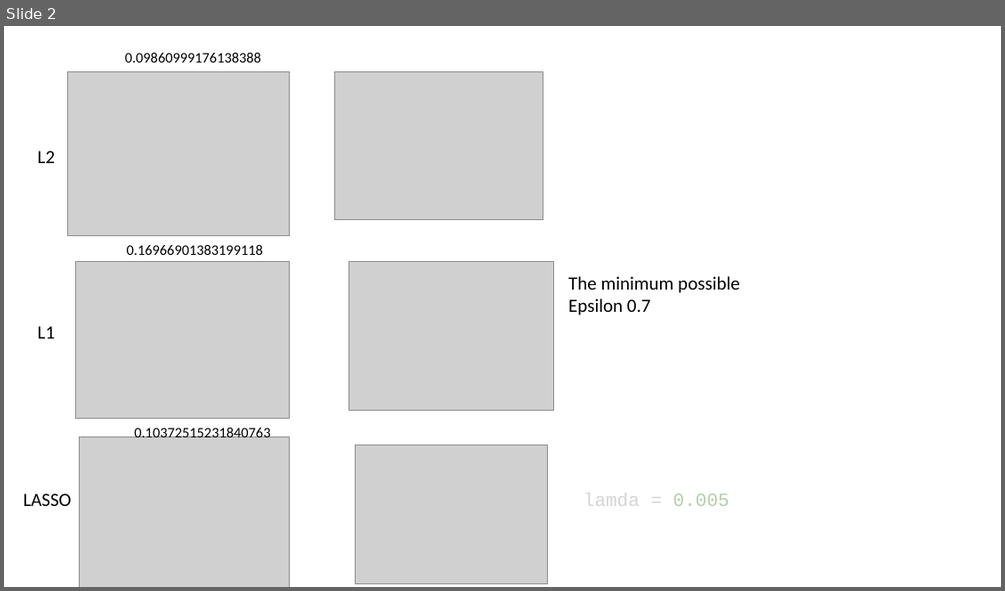
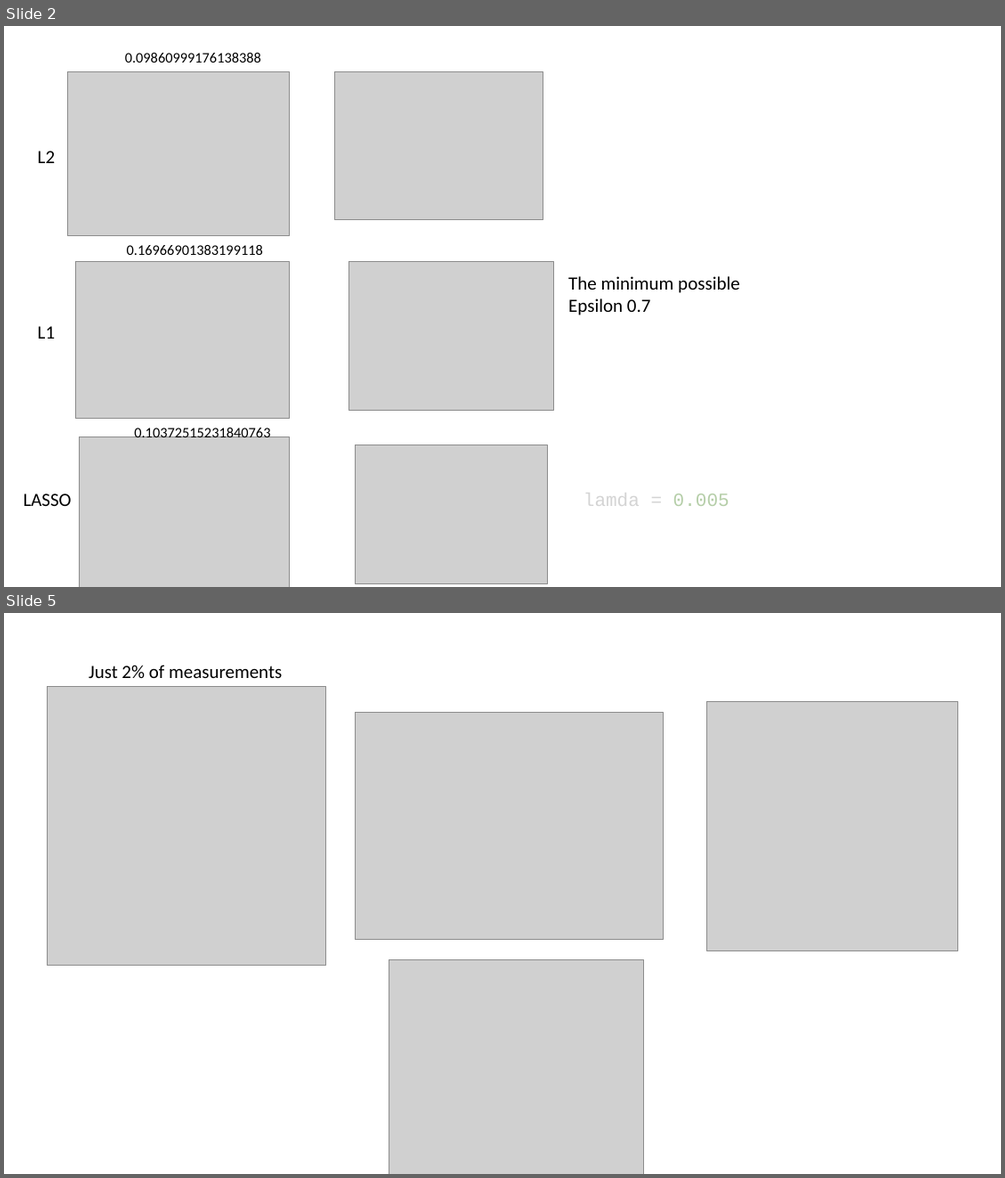
Before and after one commit to bbny-90/project_sparse_modeling_course_2020, a slide deck: preject.pptx. Shown one above the other, each under a label of ours: slide 2 before the commit, slides 2 and 5 after it; the slides between them are not shown. The pictures are 1005x591 and 1005x1178 pixels, drawn with LibreOffice and Linux fonts; fonts in the diff are those of the drawing; grey boxes stand for pictures. Boxes give left, top, right and bottom in pixels: in the first picture for what was removed or moved away, otherwise in the second. Text is boxed around its words. In the diff, an @@ line names an element or a change of style, - is before the commit and + after.

```diff
--- a/preject.pptx
+++ b/preject.pptx
@@ slide 5 added at (4, 613, 1001, 1174), background #FFFFFF @@
@@ text added at (89, 665, 282, 678), 18 pt, text #000000 @@
+Just 2% of measurements
@@ picture added at (48, 686, 326, 965) @@
@@ picture added at (355, 713, 663, 940) @@
@@ picture added at (707, 701, 957, 951) @@
@@ picture added at (389, 960, 644, 1174) @@
```
Also in this commit, not shown: 3 other slides added, 5 other files.
